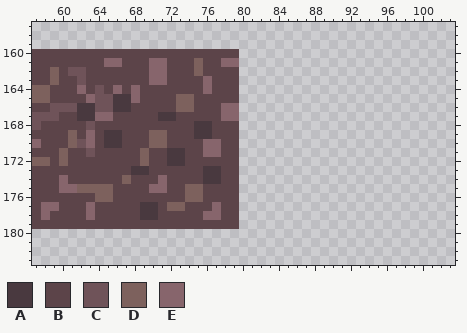
Two versions of one pixel-art file, src/shared/resources/tiles/TextureAtlas20x20.aseprite. That is the earlier state.
400x1000 pixels, 1 frame. Colours within 5 levels of each other are drawn and written as one. Shown: x 57..103, y 157..183. The commit also changed other parts of the picture, which this record leaves out.
Palette (. is transparent): A #49393f  B #5c4449  C #6f5359  D #7d615d  E #87656c
Pixels before, first column x 57:
160 BBBBBBBBBBBBBBBBBBBBBBB
161 BBBBBBBBEEBBBEEBBBDBBEE
162 BBDBCCBBBBBBBEEBBBDBBBB
163 BBDBBCBBBBBBBEEBBBBEBBB
164 DDBBBEBCBEBEBBBBBBBEBBB
165 DDBBBBECCAAEBBBBDDBBBBB
166 BBCCCAACCAABBBBBDDBBBEE
167 CCCBBAAEEBBBBBAABBBBBEE
168 CBBBBBCBBBBBBBBBBBAABBB
169 BBBBDBEBAABBBDDBBBAABBB
170 EBBBDCEBAABBBDDBBBBEEBB
171 BBBDBBCBBBBBDBBAABBEEBB
172 DDBDBBBBBBBBDBBAABBBBBB
173 BBBBBBBBBBBAABBBBBBAABB
174 BBBEBBBBBBDBBBEBBBBAABB
175 BBBEEDDDDBBBBEEBBDDBBBB
176 BBBBBBBDDBBBBBBBBDDBBBB
177 BEEBBBEBBBBBAABDDBBBEBB
178 BEBBBBEBBBBBAABBBBBEEBB
179 BBBBBBBBBBBBBBBBBBBBBBB
The result:
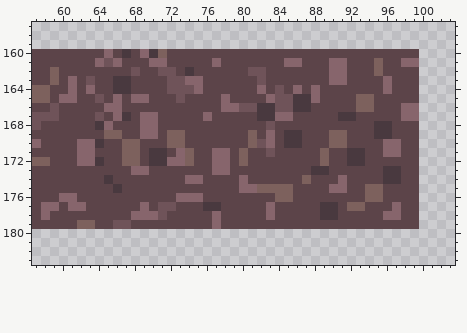
Diff:
Changed rows in their new state; - is an unchanged pixel.
first column x 60:
160 -----E-A-EAD--------BBBBBBBBBBBBBBBBBBBB
161 ----EC---------B-EBBBBBBBEEBBBEEBBBDBBEE
162 -BB-----C-BCC-AB----BCCBBBBBBBEEBBBDBBBB
163 -EBC--AA--BBCCEEB---BBCBBBBBBBEEBBBBEBBB
164 -EBEB-AAB---CCCEB---BBEBCBEBEBBBBBBBEBBB
165 EE-B-BEB-E---CB---E-BBBECCAAEBBBBDDBBBBB
166 BBBBBEEB-----BB-----CCAACCAABBBBBDDBBBEE
167 --BBCBEA-EEBB---E-BBBBAAEEBBBBBAABBBBBEE
168 ---BAE---EE----BB---BBBCBBBBBBBBBBBAABBB
169 -B-B-DD--EEBDD-BB---BDBEBAABBBDDBBBAABBB
170 -BE-ABBDD-BBDD--BB--BDCEBAABBBDDBBBBEEBB
171 B-EE---DDBAABED-B-E-DBBCBBBBBDBBAABBEEBB
172 B-EEA--DDBAAEED--EE-DBBBBBBBBDBBAABBBBBB
173 --------EE------BEE-BBBBBBBBAABBBBBBAABB
174 B----A-B---B--EEBB--EBBBBBBDBBBEBBBBAABB
175 BBBBBBA---BB--BB----EEDDDDBBBBEEBBDDBBBB
176 EE--BB-------EEE----BBBBDDBBBBBBBBDDBBBB
177 -EEB-----EBCCB--AA--BBBEBBBBBAABDDBBBEBB
178 ---B----EEEC----B---BBBEBBBBBAABBBBBEEBB
179 --DD--CC---------E--BBBBBBBBBBBBBBBBBBBB
